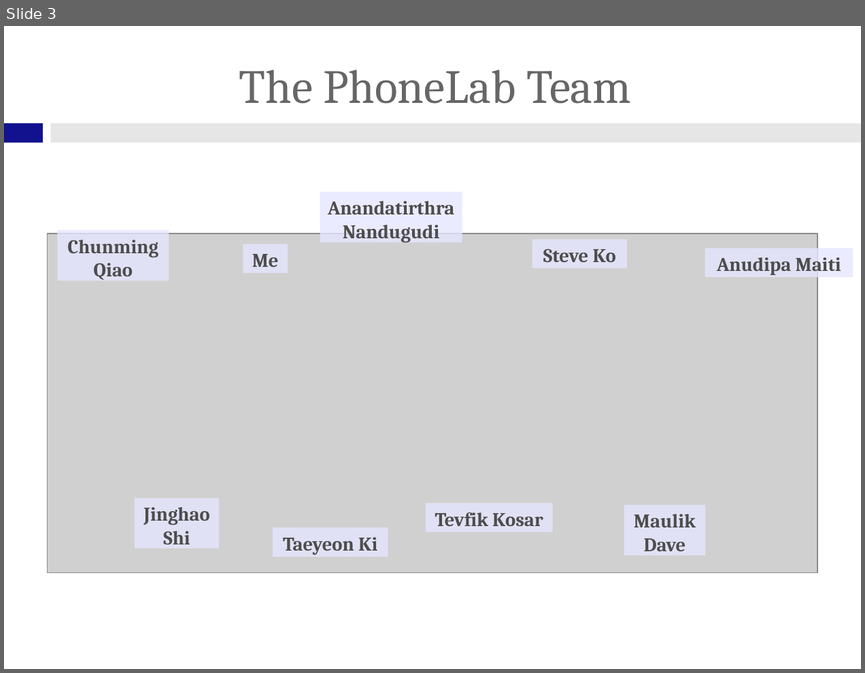
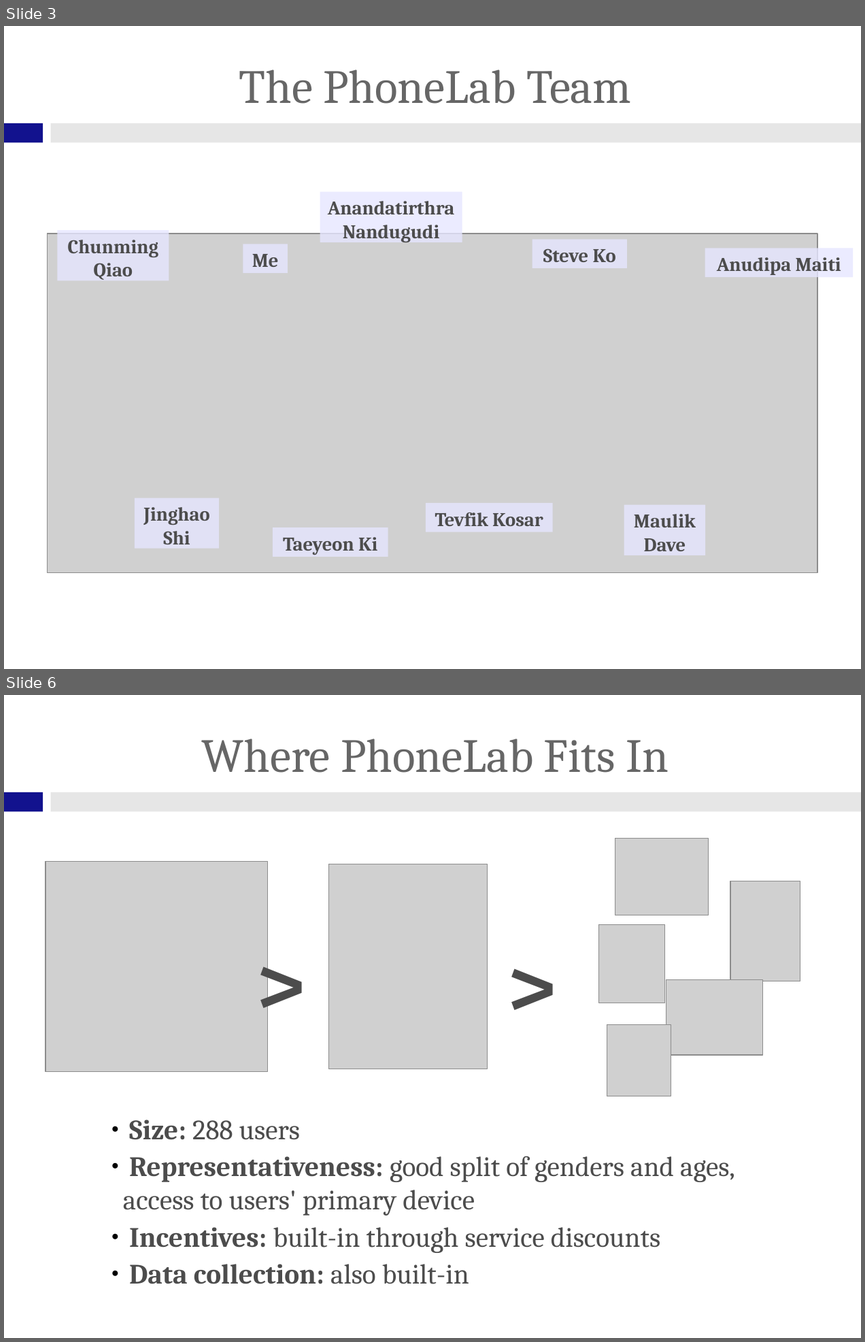
Before and after one commit to gchallen/talks.sensemine2013-phonelab, a slide deck: talk.odp. Shown one above the other, each under a label of ours: slide 3 before the commit, slides 3 and 6 after it; the slides between them are not shown. The pictures are 865x673 and 865x1342 pixels, drawn with LibreOffice and Linux fonts; fonts in the diff are those of the drawing; grey boxes stand for pictures; background and template pictures are left out. Boxes give left, top, right and bottom in pixels: in the first picture for what was removed or moved away, otherwise in the second. Text is boxed around its words. In the diff, an @@ line names an element or a change of style, - is before the commit and + after.

```diff
--- a/talk.odp
+++ b/talk.odp
@@ slide 6 added at [4,695,861,1338], background #FFFFFF; not listed: 2 template elements that a slide beside it also shows @@
@@ title added at [202,739,668,773], 44 pt, text #666666 @@
+Where PhoneLab Fits In
@@ picture added at [615,838,708,915] @@
@@ picture added at [45,862,268,1071] @@
@@ picture added at [329,864,487,1068] @@
@@ picture added at [730,881,800,981] @@
@@ text added at [248,922,315,1025], 80 pt, text #4C4C4C, bold @@
+>
@@ text added at [498,924,566,1027], 80 pt, text #4C4C4C, bold @@
+>
@@ picture added at [599,924,665,1003] @@
@@ picture added at [666,979,762,1055] @@
@@ picture added at [606,1025,670,1096] @@
@@ text added at [123,1119,735,1284], 26 pt, text #4C4C4C @@
+● Size: 288 users
+● Representativeness: good split of genders and ages, access to users' primary device
+● Incentives: built-in through service discounts
+● Data collection: also built-in
```
Also in this commit, not shown: 4 other slides added, 1 slide removed, 8 other files.
